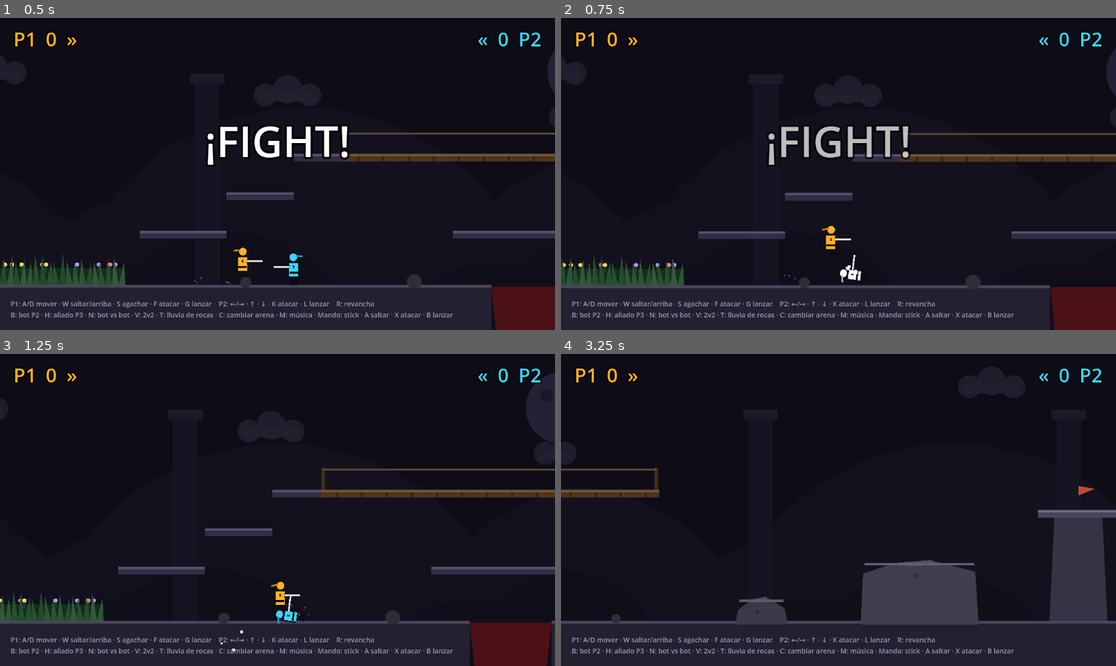
Above: before the commit, frames 1-4 (two rows, left to right).
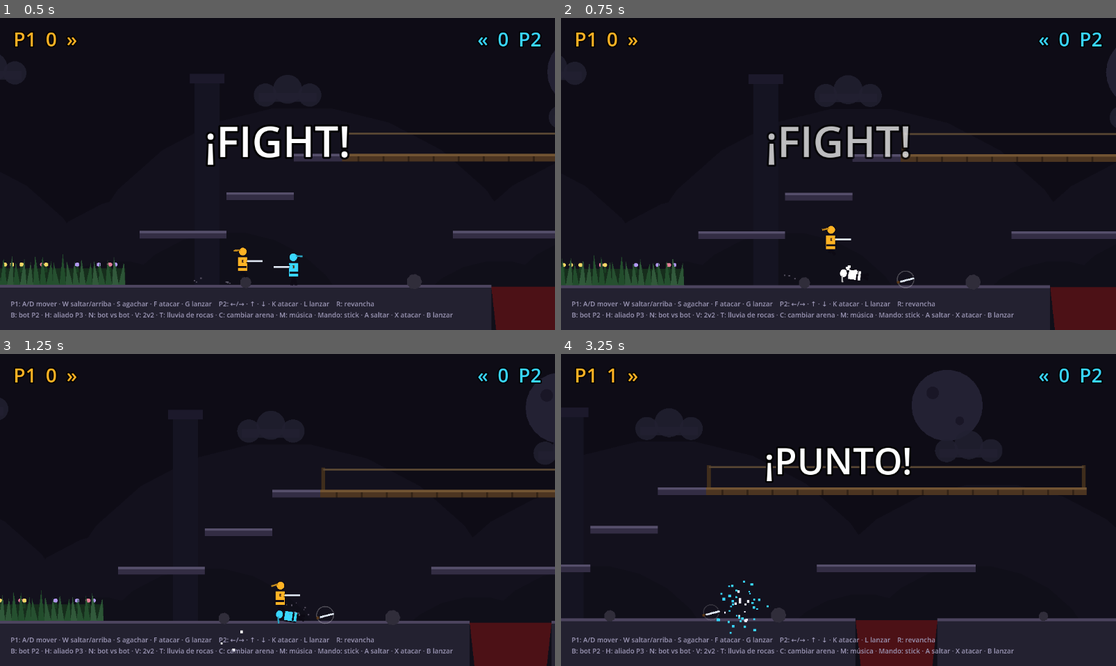
Above: after the commit, the same moments.

Repository: tigreton/nidhogg-2.1
Game: Godot game, scene res://test/smoke_test.tscn
Same seed, same stepped clock (60 frames per second), same inputs: the game is played once before the commit and once after it. This scene is started directly instead of the project's main scene.
Inputs:
- Up to frame 1 (0.5 s): no input
- Up to frame 2 (0.75 s): hold D (p1_right) from 0.53 s (still down); tap F (p1_attack) at 0.6 s
- Up to frame 3 (1.25 s): keep holding D (p1_right); tap W (p1_jump) at 0.77 s
- Up to frame 4 (3.25 s): tap N (bot_vs_bot) at 1.35 s; tap W (p1_jump) at 1.52, 3.02 s; tap F (p1_attack) at 1.55, 2.1, 3.05 s; release D (p1_right) at 2.03 s; hold A (p1_left) 2.03-2.78 s; hold D (p1_right) from 2.78 s (still down); tap G (p1_throw) at 2.85 s

Frame 1 is identical in both runs. In frame 2, less than 0.1% of the frame differs, in the area x 52-64%, y 75-87%; in frame 3, less than 0.1%; in frame 4, 18%, in the area x 0-100%, y 4-100%.

Commit message:
Tarea 35: sidekick (patada lateral corriendo que derriba y desarma)

Diff:
--- a/scripts/game.gd
+++ b/scripts/game.gd
@@ -1275,6 +1275,7 @@
 	_resolve_attacks()
 	_resolve_divekicks()
 	_resolve_dives()
+	_resolve_sidekicks()
 	_resolve_stomps()
 	_update_projectiles(delta)
 	_update_arrows(delta)
@@ -1403,10 +1404,10 @@
 		else:
 			var push := 1 if def.position.x >= p.position.x else -1
 			def.knockdown(push)
-			# la patada voladora hace soltar el arma a su víctima
+			# la patada voladora hace soltar el arma a su víctima (lejos de ella)
 			if def.has_sword:
 				def.has_sword = false
-				_drop_sword(def.position + Vector2(0.0, -20.0), Color(0.87, 0.9, 0.95), def.weapon_id)
+				_drop_sword(def.position + Vector2(-float(def.facing) * 110.0, -30.0), Color(0.87, 0.9, 0.95), def.weapon_id)
 			p.state = Player.State.JUMP
 			p.velocity = Vector2(-p.facing * 210.0, -440.0)
 			_burst(def.position, Color(1, 1, 1), 10, 240.0)
@@ -1450,6 +1451,30 @@
 			p.knockdown_time = 0.6
 			p.velocity = Vector2(-float(p.facing) * 160.0, -160.0)
 			shake_time = maxf(shake_time, 0.14)
+			break
+
+
+func _resolve_sidekicks() -> void:
+	for p in players:
+		if p.state != Player.State.SIDEKICK or p.sidekick_resolved:
+			continue
+		for def in _foes_of(p):
+			if def.state == Player.State.DEAD or def.invuln_time > 0.0:
+				continue
+			if absf(def.position.x - p.position.x) > 42.0 or absf(def.position.y - p.position.y) > 56.0:
+				continue
+			p.sidekick_resolved = true
+			var push := 1 if def.position.x >= p.position.x else -1
+			def.knockdown(push)
+			if def.has_sword:
+				def.has_sword = false
+				# el arma sale despedida lejos: si no, el caído la recogería al instante
+				_drop_sword(def.position + Vector2(-float(def.facing) * 110.0, -30.0), Color(0.87, 0.9, 0.95), def.weapon_id)
+			p.state = Player.State.JUMP
+			p.velocity = Vector2(-float(p.facing) * 210.0, -440.0)
+			_burst(def.position, Color(1, 1, 1), 10, 240.0)
+			sfx(def.position, "hit", -10.0)
+			shake_time = maxf(shake_time, 0.12)
 			break
 
 
--- a/scripts/player.gd
+++ b/scripts/player.gd
@@ -7,7 +7,7 @@
 signal threw_sword(player: Player)
 signal fired_arrow(player: Player, height: int, charge: float)
 
-enum State { IDLE, RUN, JUMP, DIVEKICK, ATTACK, STUNNED, KNOCKDOWN, DEAD, ROLL, DIVE }
+enum State { IDLE, RUN, JUMP, DIVEKICK, ATTACK, STUNNED, KNOCKDOWN, DEAD, ROLL, DIVE, SIDEKICK }
 enum H { LOW, MID, HIGH }
 
 const SPEED := 330.0
@@ -27,6 +27,7 @@
 const DIVE_SPEED := 546.0
 const DIVE_TIME := 0.55
 const LUNGE_SPEED := 620.0
+const SIDEKICK_TIME := 0.42
 
 var player_id := 1
 var color := Color("ffb324")
@@ -58,6 +59,8 @@
 var roll_cd := 0.0
 var dive_time := 0.0
 var dive_resolved := false
+var sidekick_time := 0.0
+var sidekick_resolved := false
 var attack_dash_time := 0.0   # > 0 mientras la estocada empuja hacia delante
 var bow_time := 0.0
 
@@ -138,6 +141,10 @@
 			if dive_time >= DIVE_TIME:
 				state = State.KNOCKDOWN
 				knockdown_time = 0.6
+		State.SIDEKICK:
+			sidekick_time += delta
+			if sidekick_time >= SIDEKICK_TIME and is_on_floor():
+				state = State.IDLE
 
 	if not is_on_floor():
 		velocity.y += GRAVITY * delta
@@ -168,6 +175,13 @@
 				# tensar el arco: el disparo sale al soltar
 				bow_time = 0.0001
 				_sfx("swing", -26.0)
+			elif is_on_floor() and has_sword and state == State.RUN and held("down"):
+				# patada lateral (sidekick): derriba y desarma
+				state = State.SIDEKICK
+				sidekick_time = 0.0
+				sidekick_resolved = false
+				velocity = Vector2(facing * 440.0, -160.0)
+				_sfx("swing", -18.0)
 			elif is_on_floor():
 				# ataque de espada o puñetazo (sin espada): reutiliza ATTACK
 				state = State.ATTACK
@@ -225,6 +239,8 @@
 			velocity.x = facing * DIVE_SPEED
 			velocity.y = 0.0
 			stance = H.MID
+		State.SIDEKICK:
+			velocity.x = facing * 440.0
 
 	move_and_slide()
 
@@ -382,6 +398,9 @@
 	elif state == State.DIVE:
 		t_rot = 1.35
 		t_pos = Vector2(0, 6)
+	elif state == State.SIDEKICK:
+		t_rot = 0.9
+		t_pos = Vector2(0, 4)
 	elif state == State.DIVEKICK:
 		t_rot = 0.7
 	elif state == State.STUNNED:
--- a/test/smoke_test.gd
+++ b/test/smoke_test.gd
@@ -118,6 +118,7 @@
 	p2.state = 0
 	p1.facing = 1
 	p1.has_sword = true
+	p2.has_sword = true
 	await get_tree().physics_frame
 	Input.action_press("p1_throw")
 	await get_tree().create_timer(0.05).timeout
@@ -452,6 +453,33 @@
 	Input.action_release("p1_right")
 	_check(p1.state in [0, 1, 6], "Dive horizontal: al acabar cae derribado o se levanta")
 
+	# 29. Sidekick: derriba y desarma
+	game.round_lock = 0.0
+	p1.has_sword = true
+	p2.has_sword = true
+	p1.position = Vector2(1500.0, 531.0)
+	p1.velocity = Vector2.ZERO
+	p1.state = 0
+	p2.position = Vector2(1650.0, 531.0)
+	p2.velocity = Vector2.ZERO
+	p2.state = 0
+	p2.invuln_time = 0.0
+	p1.facing = 1
+	await get_tree().physics_frame
+	Input.action_press("p1_right")
+	await get_tree().create_timer(0.15).timeout
+	Input.action_press("p1_down")
+	Input.action_press("p1_attack")
+	await get_tree().create_timer(0.15).timeout
+	Input.action_release("p1_attack")
+	Input.action_release("p1_down")
+	Input.action_release("p1_right")
+	await get_tree().create_timer(0.4).timeout
+	_check(p2.state == 6 and p2.has_sword == false, "Sidekick: derriba y desarma")
+	for pk in game.pickups:
+		pk.queue_free()
+	game.pickups.clear()
+
 	print("")
 	if fails.is_empty():
 		print("SMOKE OK - todas las mecánicas funcionan")
